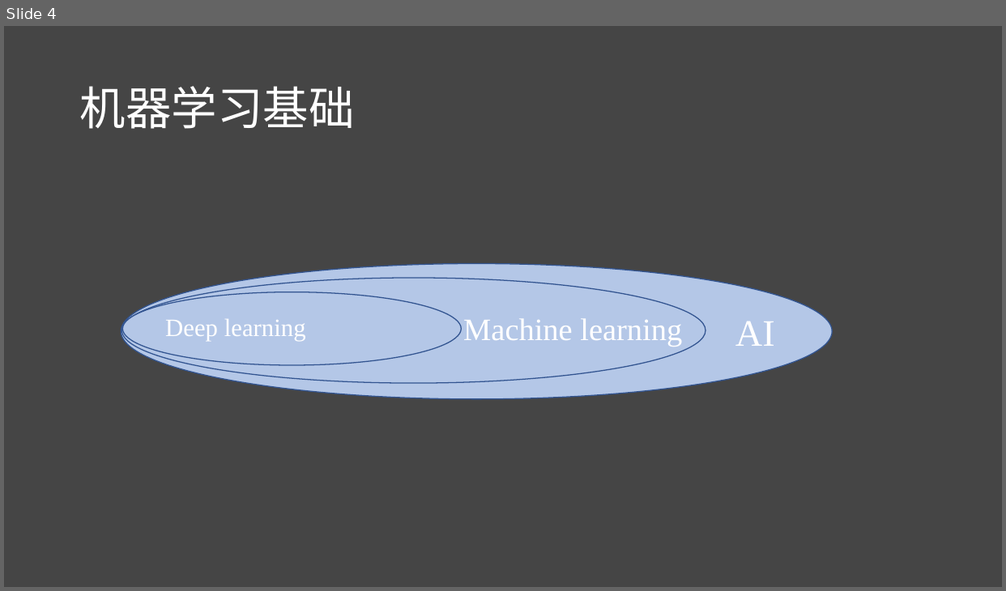
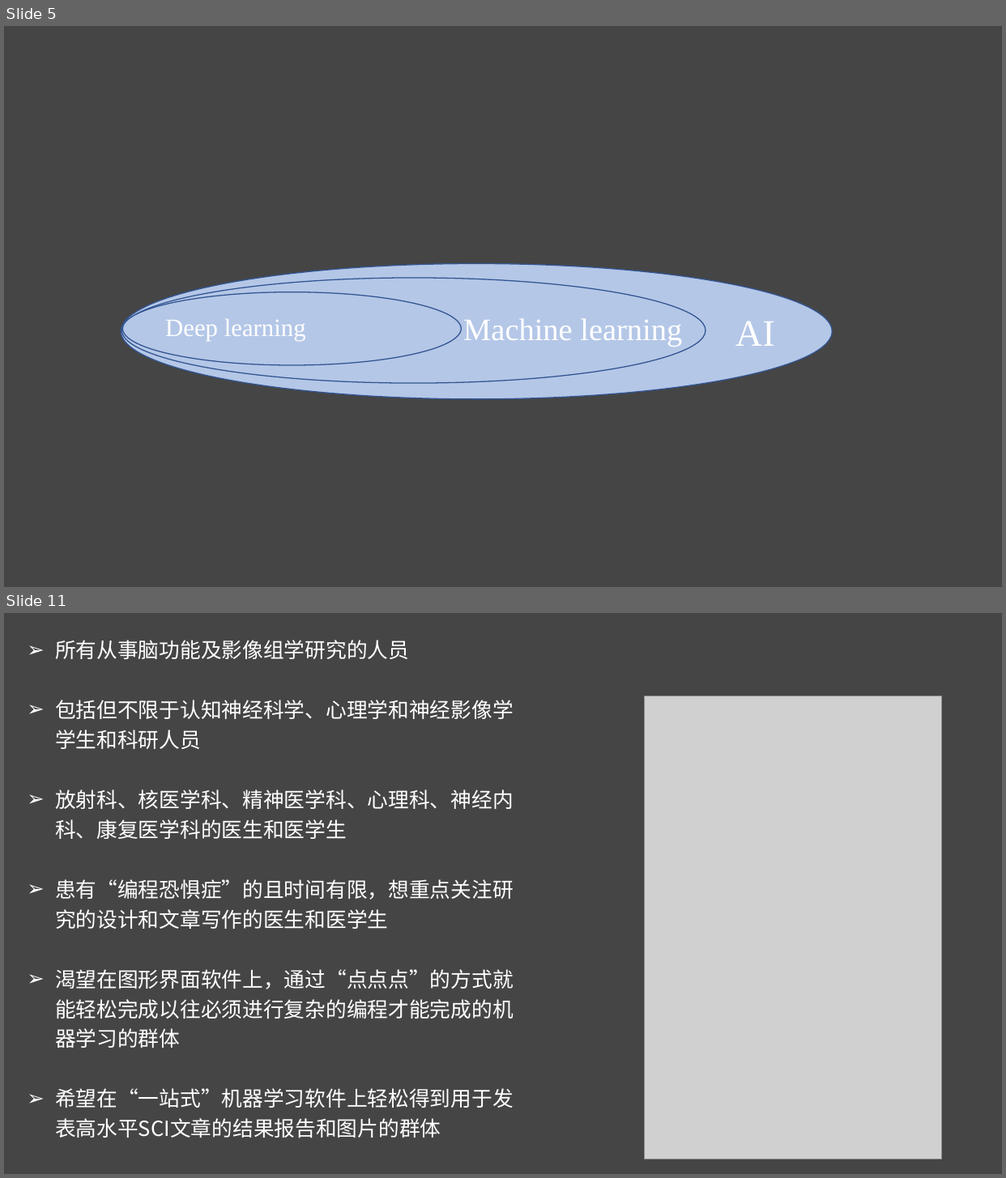
Before and after one commit to lichao312214129/lc_rsfmri_tools_python, a slide deck: 第一届机器学习培训班/第一届机器学习实战班.pptx. Shown one above the other, each under a label of ours: slide 4 before the commit, slides 5 and 11 after it; the slides between them are not shown. The pictures are 1006x591 and 1006x1178 pixels, drawn with LibreOffice and Linux fonts; fonts in the diff are those of the drawing; grey boxes stand for pictures. Boxes give left, top, right and bottom in pixels: in the first picture for what was removed or moved away, otherwise in the second. Text is boxed around its words. In the diff, an @@ line names an element or a change of style, - is before the commit and + after.

```diff
--- a/第一届机器学习培训班/第一届机器学习实战班.pptx
+++ b/第一届机器学习培训班/第一届机器学习实战班.pptx
@@ slide 11 added at box(4, 613, 1002, 1174), background #454545 @@
@@ text added at box(55, 640, 513, 1139), 20 pt, text #FFFFFF @@
+➢ 所有从事脑功能及影像组学研究的人员
+➢ 包括但不限于认知神经科学、心理学和神经影像学学生和科研人员
+➢ 放射科、核医学科、精神医学科、心理科、神经内科、康复医学科的医生和医学生
+➢ 患有“编程恐惧症”的且时间有限，想重点关注研究的设计和文章写作的医生和医学生
+➢ 渴望在图形界面软件上，通过“点点点”的方式就能轻松完成以往必须进行复杂的编程才能完成的机器学习的群体
+➢ 希望在“一站式”机器学习软件上轻松得到用于发表高水平SCI文章的结果报告和图片的群体
@@ picture added at box(644, 696, 941, 1161) @@
@@ what was slide 4 is now slide 5 @@
@@ slide 5 changed as well @@
@@ title removed at box(80, 86, 355, 129) @@
-机器学习基础
```
Also in this commit, not shown: 6 other slides changed, 11 other slides added, 1 slide removed, 1 other file.
